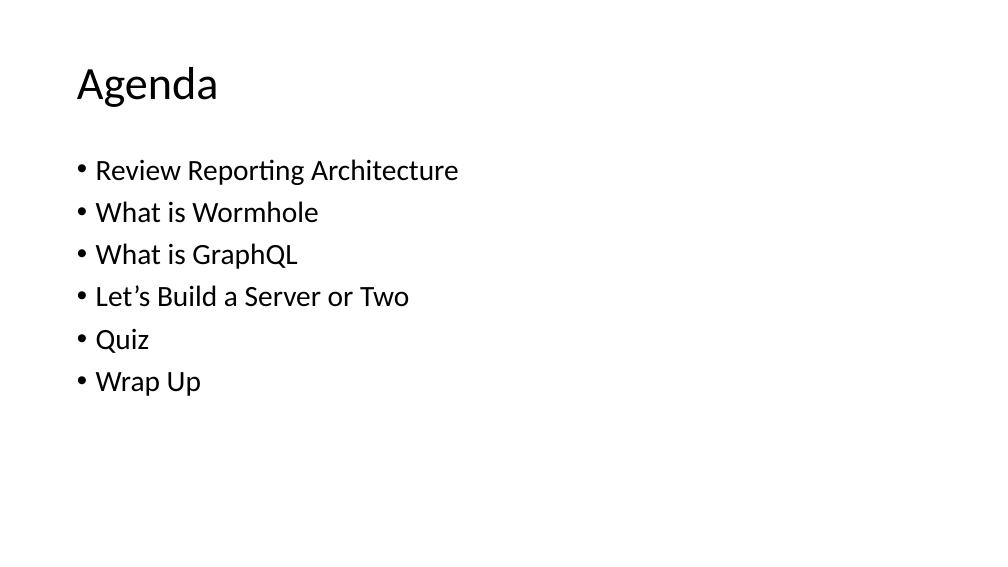
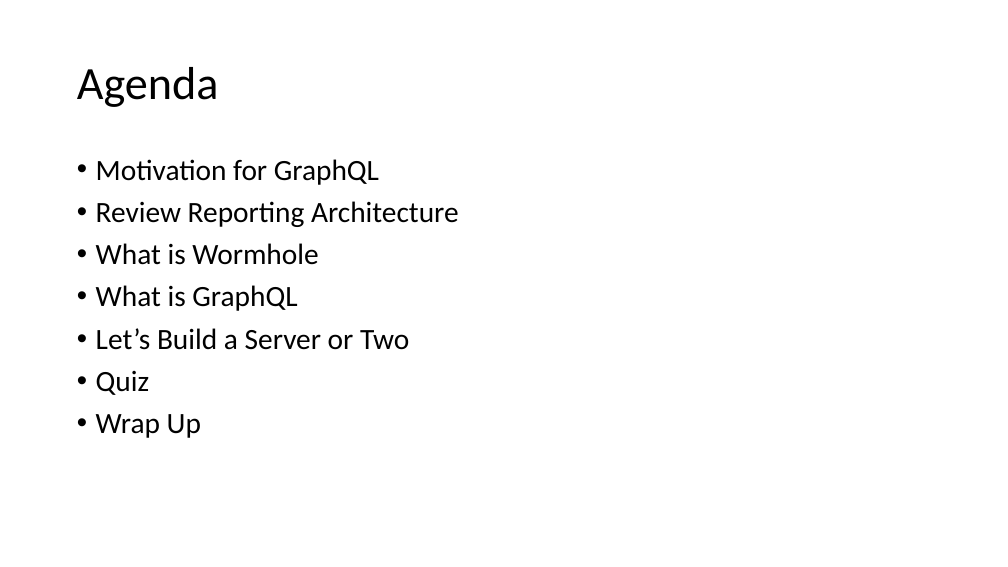
Before and after one commit to AlanCramer/BostonRestaurantInspections, a slide deck: slide 2 of Wormhole.pptx. Drawn at 1008x567 pixels with LibreOffice and Linux fonts; fonts in the diff are those of the drawing. Boxes give left, top, right and bottom in pixels: in the first picture for what was removed or moved away, otherwise in the second. Text is boxed around its words. In the diff, an @@ line names an element or a change of style, - is before the commit and + after.

```diff
--- a/Wormhole.pptx
+++ b/Wormhole.pptx
@@ text at (96,159,379,185): paragraph added @@
+• Motivation for GraphQL
```
Also in this commit, not shown: 1 other slide changed, 2 slides added, 2 other files.
